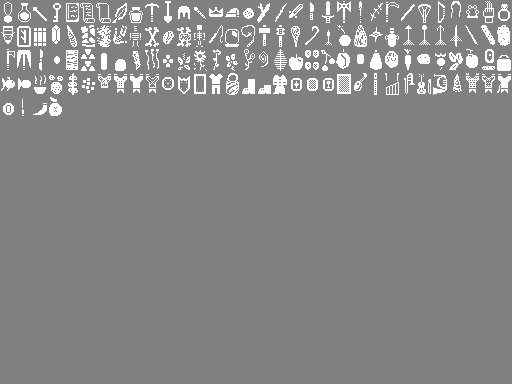
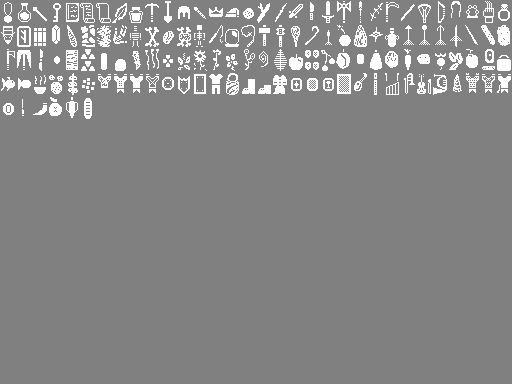
The second (512, 384) image is a revision of the first. Changes to its layers:
painted on "Background" over [66,97,92,119]
